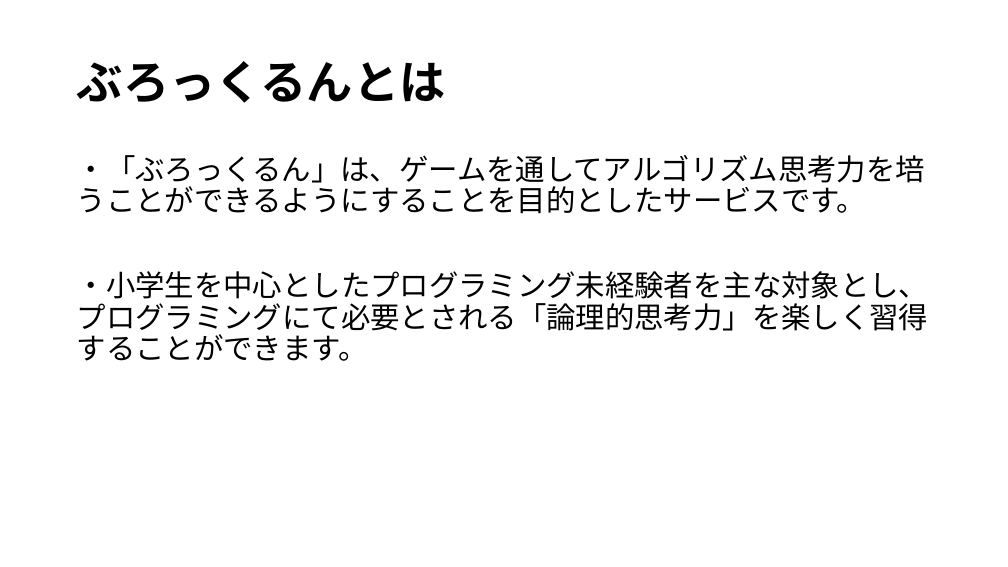
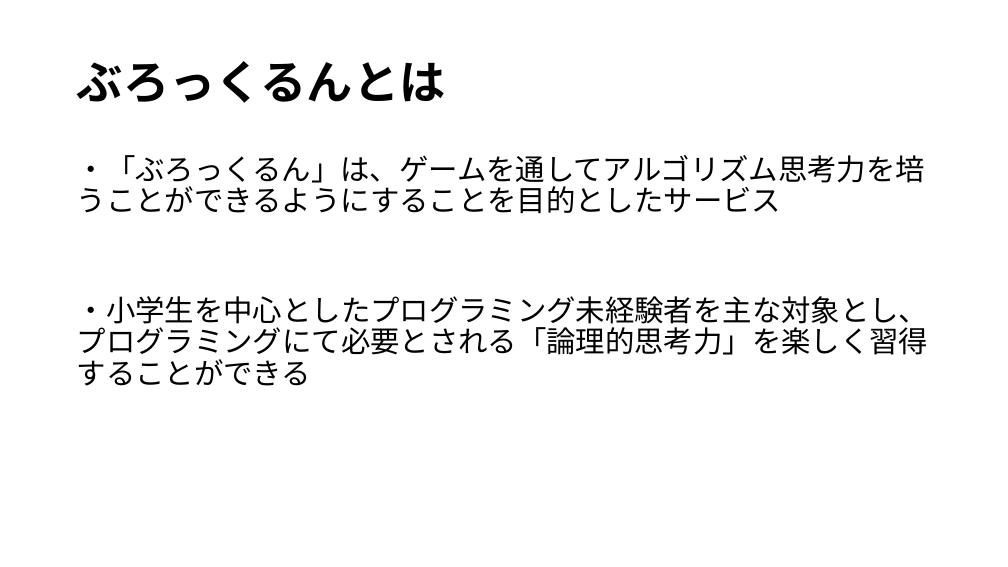
Before and after one commit to WhiteF326/0818_newDev, a slide deck: slide 2 of happyou.pptx. Drawn at 1008x567 pixels with LibreOffice and Linux fonts; fonts in the diff are those of the drawing. Boxes give left, top, right and bottom in pixels: in the first picture for what was removed or moved away, otherwise in the second. Text is boxed around its words. In the diff, an @@ line names an element or a change of style, - is before the commit and + after.

```diff
--- a/happyou.pptx
+++ b/happyou.pptx
@@ text at <box>77,155,928,386</box>: text changed @@
-・「ぶろっくるん」は、ゲームを通してアルゴリズム思考力を培うことができるようにすることを目的としたサービスです。
-・小学生を中心としたプログラミング未経験者を主な対象とし、プログラミングにて必要とされる「論理的思考力」を楽しく習得することができます。
+・「ぶろっくるん」は、ゲームを通してアルゴリズム思考力を培うことができるようにすることを目的としたサービス
+・小学生を中心としたプログラミング未経験者を主な対象とし、プログラミングにて必要とされる「論理的思考力」を楽しく習得することができる
```
Also in this commit, not shown: 4 other slides changed, 8 slides added.
